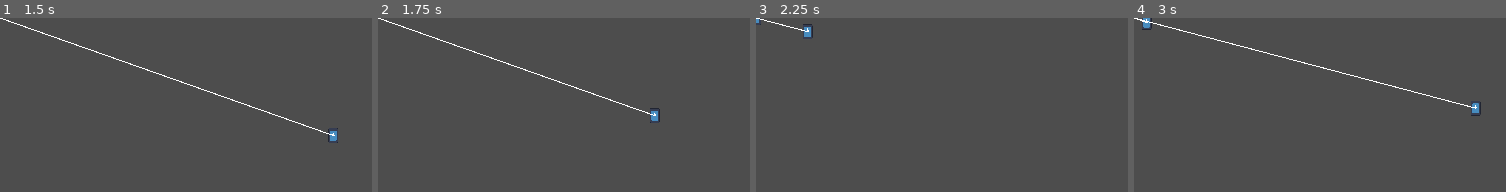
Above: before the commit, frames 1-4 (left to right).
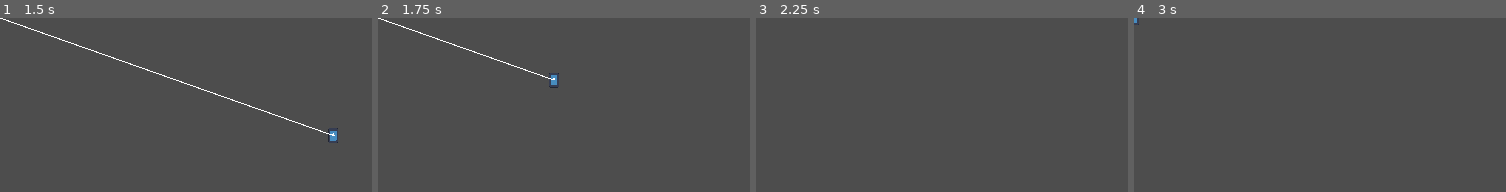
Above: after the commit, the same moments.

Repository: johnferrera29/mad_lab
Game: Godot game, scene res://scenes/entities/weapons/grappling_hook/grappling_hook.tscn
The game is run twice, just before and just after one commit, with the same random seed, the same clock (stepped at 60 frames per second) and the same inputs. This scene is started directly instead of the project's main scene. The engine's default icon, where the game draws it, is replaced by a stand-in: a white triangle on a blue panel in a dark square.
Inputs (mouse positions are in pixels of both pictures, inside the frame that each line leads up to):
- Up to frame 1 (1.5 s): tap Enter at 0.5 s; move the mouse to (345, 139) at 0.52 s; hold D (move_right) from 0.53 s (still down); click (345, 139) at 0.6 s; tap Space (jump) at 0.77 s; move the mouse to (145, 165) at 1.27 s; tap Shift (change_weapon_mode) at 1.35 s
- Up to frame 2 (1.75 s): keep holding D (move_right); tap Space (jump) at 1.52 s; click (523, 165) at 1.55 s
- Up to frame 3 (2.25 s): move the mouse to (1042, 92) at 2.02 s; release D (move_right) at 2.03 s; hold A (move_left) from 2.03 s (still down); click (1042, 92) at 2.1 s
- Up to frame 4 (3 s): move the mouse to (outside the picture) at 2.77 s; release A (move_left) at 2.78 s; hold D (move_right) from 2.78 s (still down); click (outside the picture) at 2.85 s

Frame 1 is identical in both runs. In frame 2, 0.4% of the frame differs, in the area x 45-76%, y 31-61%; in frame 3, 0.2%; in frame 4, 0.8%, in the area x 0-94%, y 0-57%.

Commit message:
Cleanup grappling hook and hook projectile

Diff:
--- a/scenes/entities/projectiles/hook_projectile/hook_projectile.gd
+++ b/scenes/entities/projectiles/hook_projectile/hook_projectile.gd
@@ -1,84 +1,72 @@
 class_name HookProjectile
 extends Projectile
-## A projectile hooks onto an [AnchorComponent].
+## A projectile hooks onto an anchor.
 ##
-## Hooks into an [InteractableObject] that contains a [AnchorComponent].
+## Hooks into an [InteractableObject] that contain a [AnchorComponent].
 
 
-var spawn_point_ref: Node2D
-# var actor_ref: Player
-var launch_callable: Callable
-var retraction_speed: float
+## A reference to the projectile's spawn point.
+## Used for retracting the hook.
+var projectile_spawn_point: Node2D
+## Time it takes to retract the hook in seconds when no anchor is detected.
+## Used to compute retraction speed.
+var retraction_time: float
+## An reference to an awaitable callable that starts the grappling towards the anchor.
+var start_grappling: Callable
 
+# Boolean flags for determing the state of the hook projectile.
 var _is_retracting: bool
 var _is_hooked: bool
-var _is_grappling: bool
 
-@onready var rope_line := $RopeLine as Line2D
+var _retraction_speed: float
+
+@onready var _rope_line := $RopeLine as Line2D
 
 
 func _physics_process(delta: float) -> void:
-	# if _is_destroyed: return
-
 	if not _is_hooked:
 		if not _is_retracting and not _lifespan_timer.is_stopped():
-			# Move towards a specified velocity while not yet collided with another body or lifespan timer not yet up.
+			# Move the projectile towards initial velocity while not yet retracting and lifespan timer not yet expired.
 			print("launching...")
-			global_position += projectile_velocity * delta
-			draw_rope(spawn_point_ref.global_position, global_position)
+			_move_projectile(delta, projectile_velocity)
 		else:
-			# Time is up, if not hooked and not yet retracting, start retraction.
-			if not _is_hooked and not _is_retracting :
+			# Once timer expires, start retraction.
+			if not _is_retracting:
 				print("start retraction -> lifespan up!")
-				_is_retracting = true
+				start_retraction()
 
-			# Retract rope.
-			if _is_retracting:
-				retract_projectile(delta)
-				draw_rope(spawn_point_ref.global_position, global_position)
-	elif _is_grappling:
-		draw_rope(spawn_point_ref.global_position, global_position)
+			# Retracts projectile and recalculates velocity every time since actor may be moving.
+			print("retracting...")
+			var retraction_velocity := _retraction_speed * global_position.direction_to(projectile_spawn_point.global_position)
+			_move_projectile(delta, retraction_velocity)
+	else:
+		# Just draw the rope if grappling since actor  is moving towards anchor.
+		_draw_rope(projectile_spawn_point.global_position, global_position)
 
 
-## Retracts projectile. Recalculates retractiony velocity everytime since actor may be moving.
-func retract_projectile(delta: float) -> void:
-	print("retracting...")
-	var retraction_velocity := retraction_speed * global_position.direction_to(spawn_point_ref.global_position)
+## Starts retracting the projectile.
+## Usually done if no anchor is detected or projectile lifespan has ended.
+func start_retraction() -> void:
+	_is_retracting = true
 
-	global_position += retraction_velocity * delta
-
-	# TODO: Destroy projectile on collision with player
-
-## Launch towards anchor.
-func launch_actor(anchor: Node2D) -> void:
-	print("actor launched towards anchor")
-	_is_grappling = true
-	await launch_callable.call(anchor)
-	destroy()
+	var distance := global_position.distance_to(projectile_spawn_point.global_position)
+	_retraction_speed = (distance * 2.0) / retraction_time
 
 
-	# TODO: Destroy projectile on collision with anchor
+## Moves the hook projectile at a certain velocity.
+func _move_projectile(delta: float, velocity: Vector2) -> void:
+	global_position += velocity * delta
 
-# func launch_actor(anchor: Node2D) -> void:
-# 	var distance := actor.global_position.distance_to(anchor.global_position)
-# 	var grappling_speed := (distance * 2.0) / grappling_time_to_anchor
+	_draw_rope(projectile_spawn_point.global_position, global_position)
 
-# 	var state := actor.grappling_state
-# 	var msg := state.create_state_params(anchor, grappling_speed)
-
-# 	actor.state_machine.change_state(state, msg)
-
-# 	await actor.grappling_state.actor_fell
-
-# 	# TODO: Replace with actual method
-# 	_on_grappling_stopped()
 
 # Draws the rope to the hook.
-func draw_rope(start: Vector2, end: Vector2) -> void:
-	rope_line.points = PackedVector2Array([
+func _draw_rope(start: Vector2, end: Vector2) -> void:
+	_rope_line.points = PackedVector2Array([
 		start,
 		end
 	])
+
 
 func _on_body_entered(body: Node2D) -> void:
 	if _is_retracting and body is Player:
@@ -88,17 +76,14 @@
 	var interactable_object := body as InteractableObject
 
 	if not _is_retracting and interactable_object and interactable_object.anchor_component:
+		# Hook is now anchored, so start grappling.
 		print("hooked to anchor")
 		_is_hooked = true
-		await launch_actor(interactable_object.anchor_component.target)
+		await start_grappling.call(interactable_object.anchor_component.target)
+		destroy()
 	else:
-		# TODO: Handle collision via collision layers to prevent colliding with [Player] and [BombLauncher]
-		# For now, ignoring manually destroy if body is not [Player] or [BombLauncher].
+		# TODO: Handle collision via collision layers to prevent colliding with [Player] and [GrapplingHook]
 		if not (body as Player) and not (body as GrapplingHook):
 			if not _is_retracting:
 				print("start retraction -> hit an object!")
-				_is_retracting = true
-
-
-func _on_area_entered(area: Area2D) -> void:
-	pass # Replace with function body.
+				start_retraction()
--- a/scenes/entities/weapons/grappling_hook/grappling_hook.gd
+++ b/scenes/entities/weapons/grappling_hook/grappling_hook.gd
@@ -1,14 +1,19 @@
 class_name GrapplingHook
 extends Weapon
-## A grappling hook that launches the actor to a specified target.
+## A grappling hook that launches a [HookProjectile] that when anchored, starts moving the player towards it.
 ##
 ## Target object must extend an [InteractableObject] and contains a [AnchorComopnent].
 
 
+## The actor that will be moved towards the anchor.
 @export var actor: Player
 ## Time it takes for actor to reach target anchor in seconds.
 ## The speed of the grappling will depend on this and the distance between actor and anchor.
 @export_range(0.1, 1.0, 0.1) var grappling_time_to_anchor: float = 0.5
+## Time it takes to retract the hook in seconds when no anchor is detected.
+@export_range(0.1, 1.0, 0.1) var retraction_time: float = 0.5
+
+var _projectile_ref: HookProjectile
 
 ## Determines the spawn position and rotation of the projectile.
 @onready var targeting_system := $TargetingSystem as TargetingSystem
@@ -17,7 +22,12 @@
 
 
 func _input(event: InputEvent) -> void:
-	if Input.is_action_just_pressed("interact"):
+	# TODO: Add release grapple hook input that will:
+	# 1. Stops and releases the grappling hook if already hooked to anchor.
+	# 2. Immediately retracts the hook projectile.
+
+	## Launch a projectile only if there is no hook inside
+	if Input.is_action_just_pressed("interact") and not is_instance_valid(_projectile_ref):
 		print("Launch grappling hook!")
 		var target_position := get_global_mouse_position()
 		var projectile_velocity := projectile_launcher.launch_speed * global_position.direction_to(target_position)
@@ -29,15 +39,17 @@
 		) as HookProjectile
 
 		# Custom HookProjectile properties.
-		projectile.spawn_point_ref = projectile_spawn_point
-		projectile.launch_callable = launch_actor
-		projectile.retraction_speed = projectile_launcher.launch_speed * 2.0 # TODO: Improve by using grappling_time_to_anchor computation.
+		projectile.projectile_spawn_point = projectile_spawn_point
+		projectile.retraction_time = retraction_time
+		projectile.start_grappling = _start_grappling
 
 		projectile_launcher.launch_projectile(projectile)
 
+		_projectile_ref = projectile
 
-## Launches actor towards anchor.
-func launch_actor(anchor: Node2D) -> void:
+
+## Awaitable function that starts moving the actor towards anchor until it reaches it.
+func _start_grappling(anchor: Node2D) -> void:
 	var distance := actor.global_position.distance_to(anchor.global_position)
 	var grappling_speed := (distance * 2.0) / grappling_time_to_anchor
 
--- a/scenes/entities/weapons/grappling_hook/grappling_hook.tscn
+++ b/scenes/entities/weapons/grappling_hook/grappling_hook.tscn
@@ -18,7 +18,7 @@
 projectile_scene = ExtResource("5_hbune")
 projectile_lifespan = 1.0
 launch_speed = 400.0
-launch_interval = 1.0
+launch_interval = 0.1
 
 [node name="ProjectileSpawnPoint" type="Marker2D" parent="."]
 
